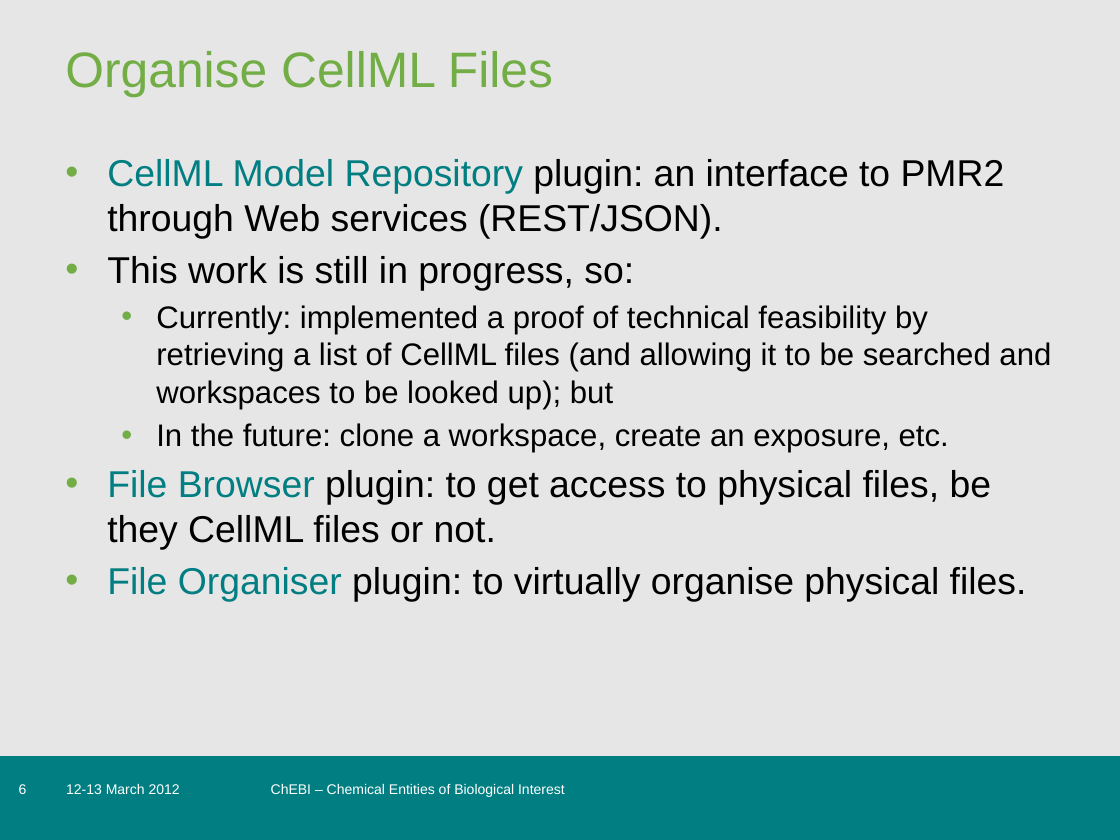
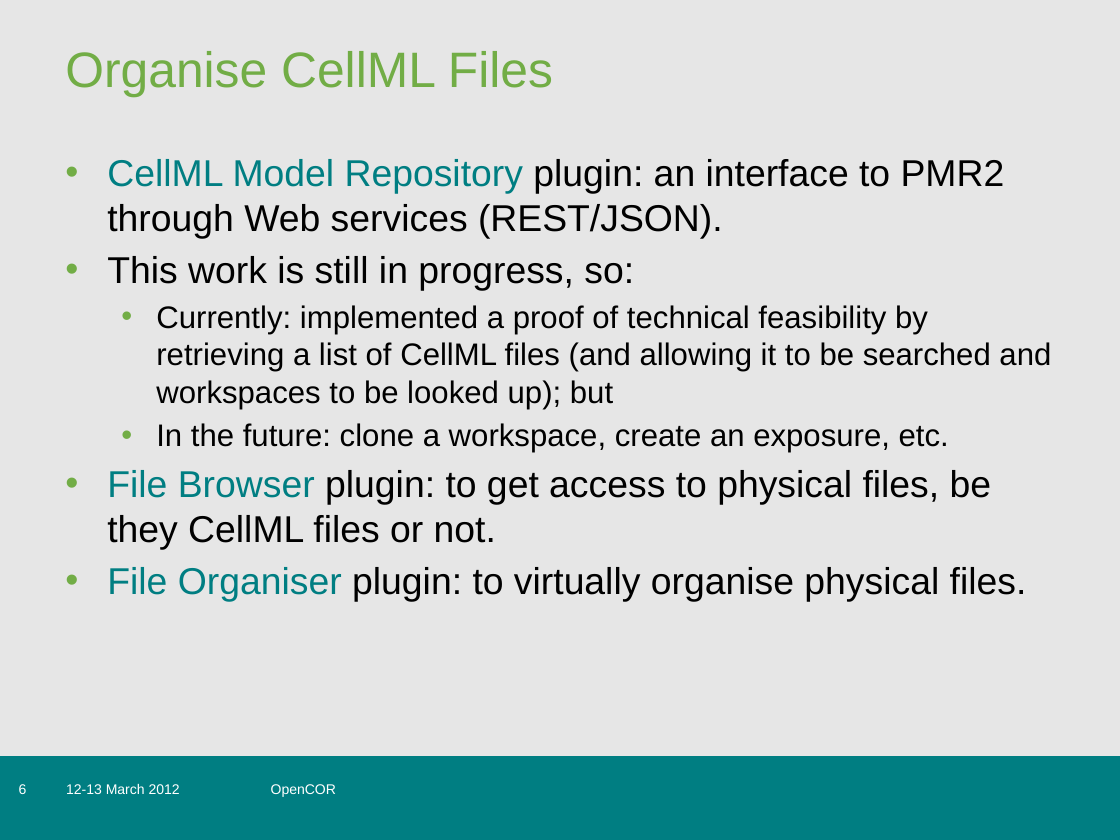
Before and after one commit to panpanSun/opencor, a slide deck: slide 6 of doc/res/dissemination/2012-03-12-CellmlWorkshop2012-WaihekeIsland-NewZealand.pptx. Drawn at 1120x840 pixels with LibreOffice and Linux fonts; fonts in the diff are those of the drawing; background and template pictures are left out. Boxes give left, top, right and bottom in pixels: in the first picture for what was removed or moved away, otherwise in the second. Text is boxed around its words. In the diff, an @@ line names an element or a change of style, - is before the commit and + after.

Commit message:
Updated our CellML Workshop 2012 presentation.

```diff
--- a/doc/res/dissemination/2012-03-12-CellmlWorkshop2012-WaihekeIsland-NewZealand.pptx
+++ b/doc/res/dissemination/2012-03-12-CellmlWorkshop2012-WaihekeIsland-NewZealand.pptx
@@ text at box(271, 784, 336, 797): text changed @@
-ChEBI – Chemical Entities of Biological Interest
+OpenCOR
```
Also in this commit, not shown: 10 other slides changed, 1 other file.
